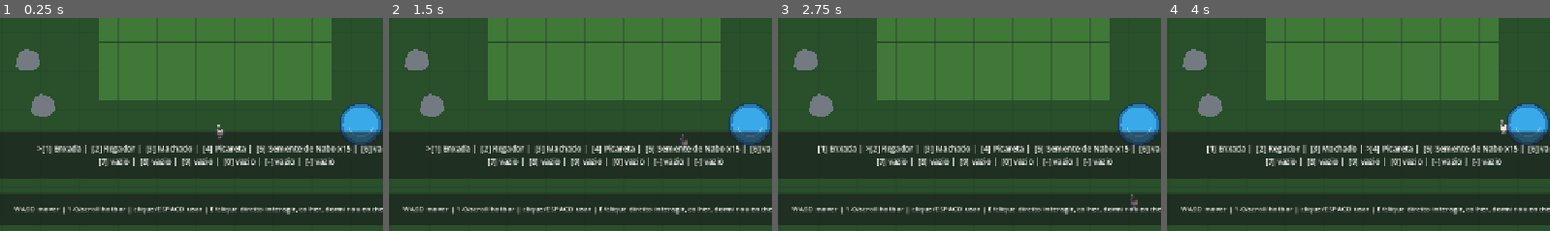
Above: before the commit, frames 1-4 (left to right).
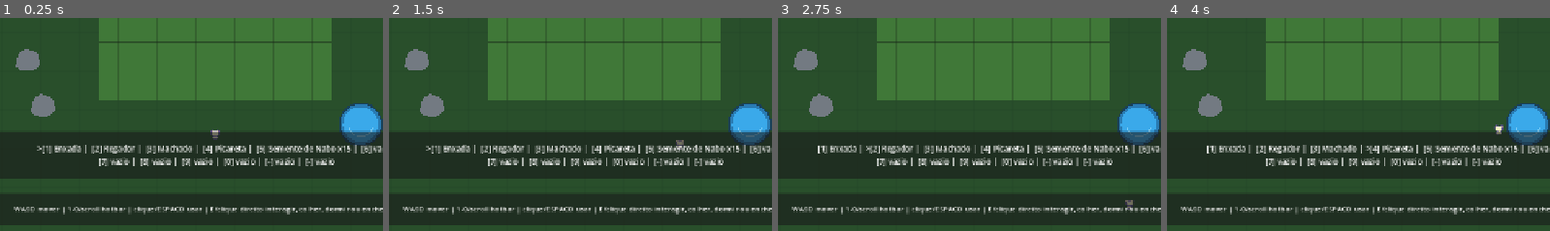
Above: after the commit, the same moments.

Repository: HelioConde/GameSlime
Game: Godot game, scene res://scenes/world/main.tscn
Two runs of this game, one before a commit and one after it. Both use one fixed random seed, a clock stepped at 60 frames per second and the inputs below.
Inputs (mouse positions are % of the whole screen's width and height, from its top left):
- Up to frame 1 (0.25 s): no input
- Up to frame 2 (1.5 s): tap Enter at 0.5 s; move the mouse to (72, 45) at 0.52 s; hold D 0.53-1.28 s; tap E at 0.6 s; click (72, 45) at 0.67 s; tap Space at 0.77 s; move the mouse to (30, 55) at 1.27 s; hold S from 1.28 s (still down); tap 1 at 1.35 s
- Up to frame 3 (2.75 s): tap Space at 1.52, 2 s; move the mouse to (60, 28) at 2.02 s; release S at 2.03 s; hold D from 2.03 s (still down); tap 2 at 2.1 s
- Up to frame 4 (4 s): tap Enter at 2.75 s; move the mouse to (45, 70) at 2.77 s; release D at 2.78 s; hold W 2.78-3.53 s; tap 3 at 2.85 s; click (45, 70) at 2.92 s; tap Space at 3.02, 3.77 s; move the mouse to (80, 65) at 3.52 s; hold A from 3.53 s (still down); tap 4 at 3.6 s
The pictures show only the part of the screen within x 22-72%, y 50-100%; the shares and areas given below are measured in that part.

The runs differ from the first frame. In frame 1, 0.2% of the frame differs, in the area x 54-59%, y 50-58%; in frame 2, 0.1%; in frame 3, 0.1%; in frame 4, 0.2%.

Commit message:
feat: switch player to premium Sprout Lands sheet

Diff:
--- a/scenes/player/player.tscn
+++ b/scenes/player/player.tscn
@@ -12,7 +12,7 @@
 [ext_resource type="Resource" path="res://resources/items/pickaxe.tres" id="10_pickaxe"]
 [ext_resource type="Resource" path="res://resources/items/wood.tres" id="11_wood"]
 [ext_resource type="Resource" path="res://resources/items/stone.tres" id="12_stone"]
-[ext_resource type="Texture2D" path="res://assets/sprout_lands/characters/player_actions.png" id="13_player_texture"]
+[ext_resource type="Texture2D" path="res://assets/sprout_lands/characters/player_premium.png" id="13_player_texture"]
 
 [sub_resource type="CapsuleShape2D" id="Capsule_player"]
 radius = 8.0
@@ -33,9 +33,9 @@
 [node name="Visual" type="Sprite2D" parent="."]
 position = Vector2(0, -7)
 texture = ExtResource("13_player_texture")
-hframes = 3
-vframes = 12
-frame = 0
+hframes = 8
+vframes = 24
+frame_coords = Vector2i(0, 0)
 
 [node name="CollisionShape2D" type="CollisionShape2D" parent="."]
 position = Vector2(0, 4)
